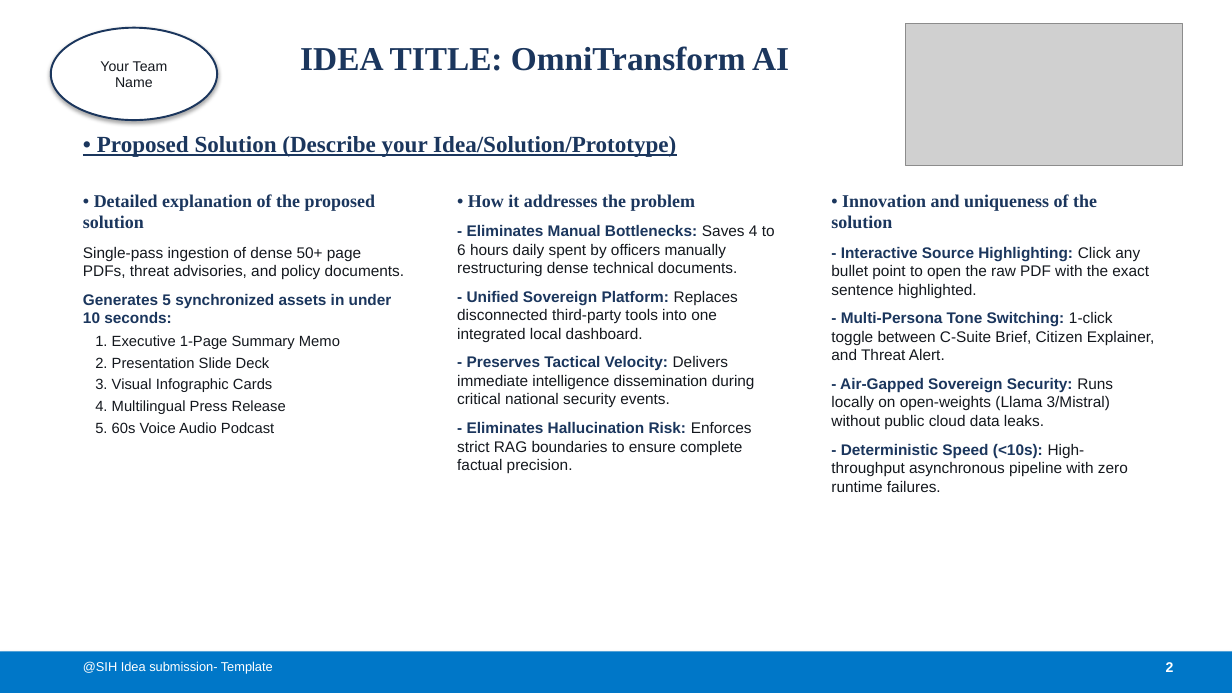
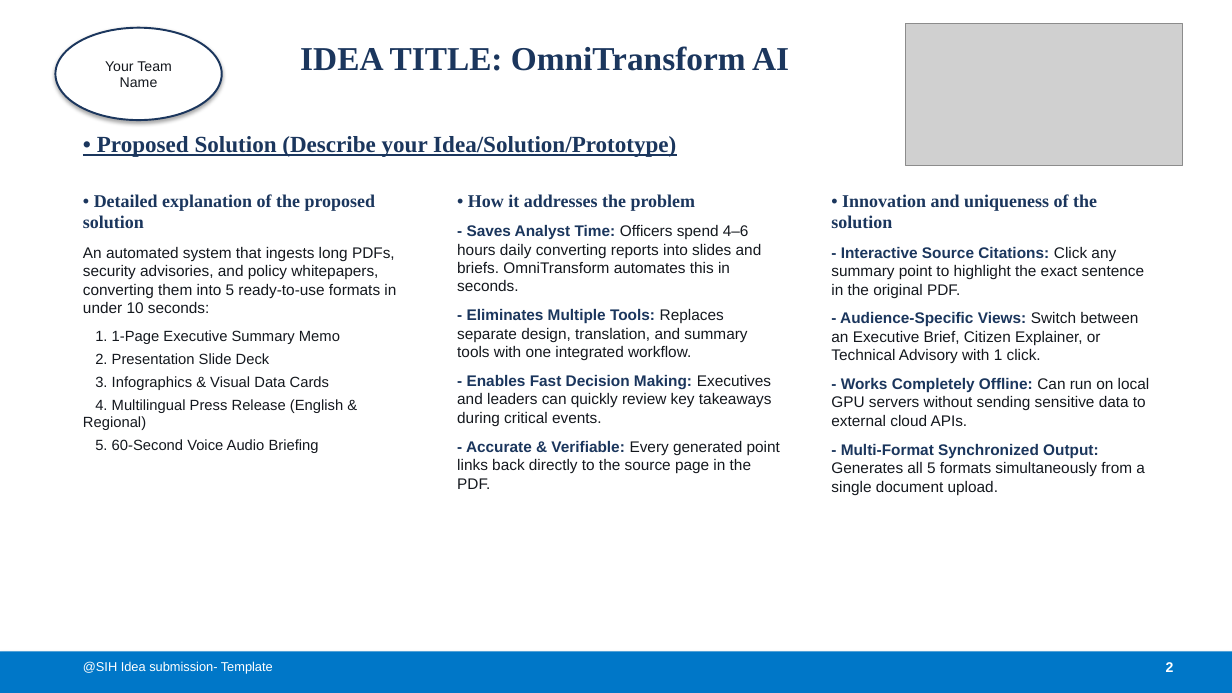
Before and after one commit to hrlpavan/sih-2026-media-problem-statements, a slide deck: slide 2 of SIH2026_Idea_Presentation_PS26154.pptx. Drawn at 1232x693 pixels with LibreOffice and Linux fonts; fonts in the diff are those of the drawing; grey boxes stand for pictures. Boxes give left, top, right and bottom in pixels: in the first picture for what was removed or moved away, otherwise in the second. Text is boxed around its words. In the diff, an @@ line names an element or a change of style, - is before the commit and + after.

Commit message:
Refactor presentation to authentic, clean, human-crafted design with clean flowchart and realistic engineering terms

```diff
--- a/SIH2026_Idea_Presentation_PS26154.pptx
+++ b/SIH2026_Idea_Presentation_PS26154.pptx
@@ ellipse "Your Team": place and size @@
-ellipse "Your Team" at <box>51,28,217,120</box>
+ellipse "Your Team" at <box>55,28,222,120</box>
@@ text at <box>457,225,780,489</box>: text changed @@
-- Eliminates Manual Bottlenecks: Saves 4 to 6 hours daily spent by officers manually restructuring dense technical documents.
-- Unified Sovereign Platform: Replaces disconnected third-party tools into one integrated local dashboard.
-- Preserves Tactical Velocity: Delivers immediate intelligence dissemination during critical national security events.
-- Eliminates Hallucination Risk: Enforces strict RAG boundaries to ensure complete factual precision.
+- Saves Analyst Time: Officers spend 4–6 hours daily converting reports into slides and briefs. OmniTransform automates this in seconds.
+- Eliminates Multiple Tools: Replaces separate design, translation, and summary tools with one integrated workflow.
+- Enables Fast Decision Making: Executives and leaders can quickly review key takeaways during critical events.
+- Accurate & Verifiable: Every generated point links back directly to the source page in the PDF.
@@ text at <box>83,247,396,344</box>: text changed @@
-Single-pass ingestion of dense 50+ page PDFs, threat advisories, and policy documents.
-Generates 5 synchronized assets in under 10 seconds:
-1. Executive 1-Page Summary Memo
+An automated system that ingests long PDFs, security advisories, and policy whitepapers, converting them into 5 ready-to-use formats in under 10 seconds:
+1. 1-Page Executive Summary Memo
@@ text at <box>831,247,1150,495</box>: text changed @@
-- Interactive Source Highlighting: Click any bullet point to open the raw PDF with the exact sentence highlighted.
-- Multi-Persona Tone Switching: 1-click toggle between C-Suite Brief, Citizen Explainer, and Threat Alert.
-- Air-Gapped Sovereign Security: Runs locally on open-weights (Llama 3/Mistral) without public cloud data leaks.
-- Deterministic Speed (<10s): High-throughput asynchronous pipeline with zero runtime failures.
+- Interactive Source Citations: Click any summary point to highlight the exact sentence in the original PDF.
+- Audience-Specific Views: Switch between an Executive Brief, Citizen Explainer, or Technical Advisory with 1 click.
+- Works Completely Offline: Can run on local GPU servers without sending sensitive data to external cloud APIs.
+- Multi-Format Synchronized Output: Generates all 5 formats simultaneously from a single document upload.
@@ text at <box>95,353,270,364</box>: more space between paragraphs @@
@@ text at <box>83,376,343,453</box>: text changed @@
-3. Visual Infographic Cards
-4. Multilingual Press Release
-5. 60s Voice Audio Podcast
+3. Infographics & Visual Data Cards
+4. Multilingual Press Release (English & Regional)
+5. 60-Second Voice Audio Briefing
```
Also in this commit, not shown: 5 other slides changed, 3 other files.
